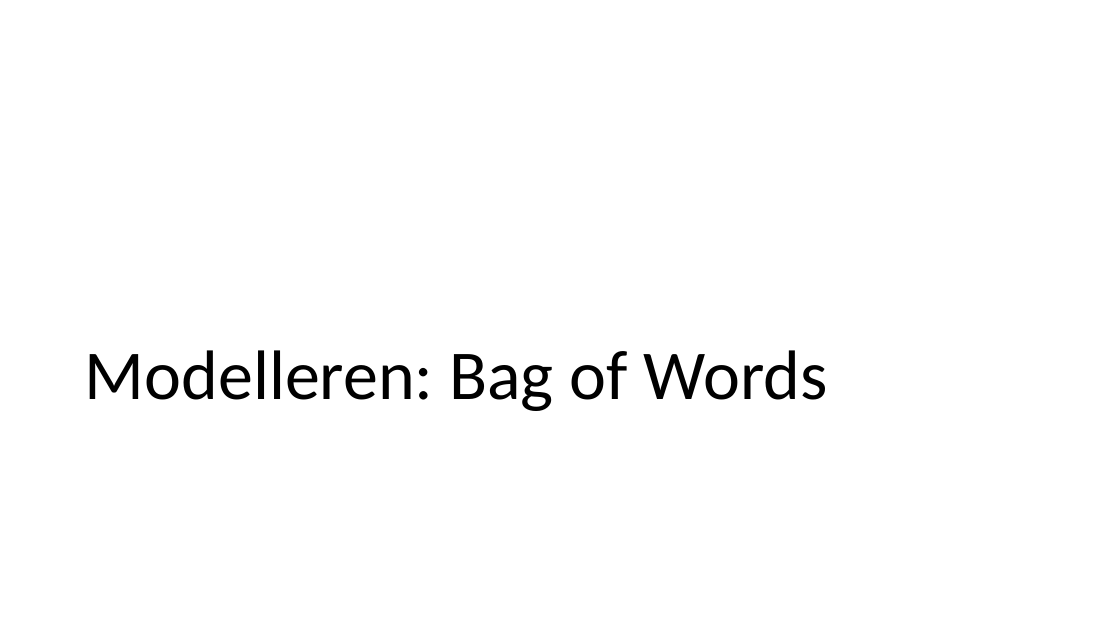
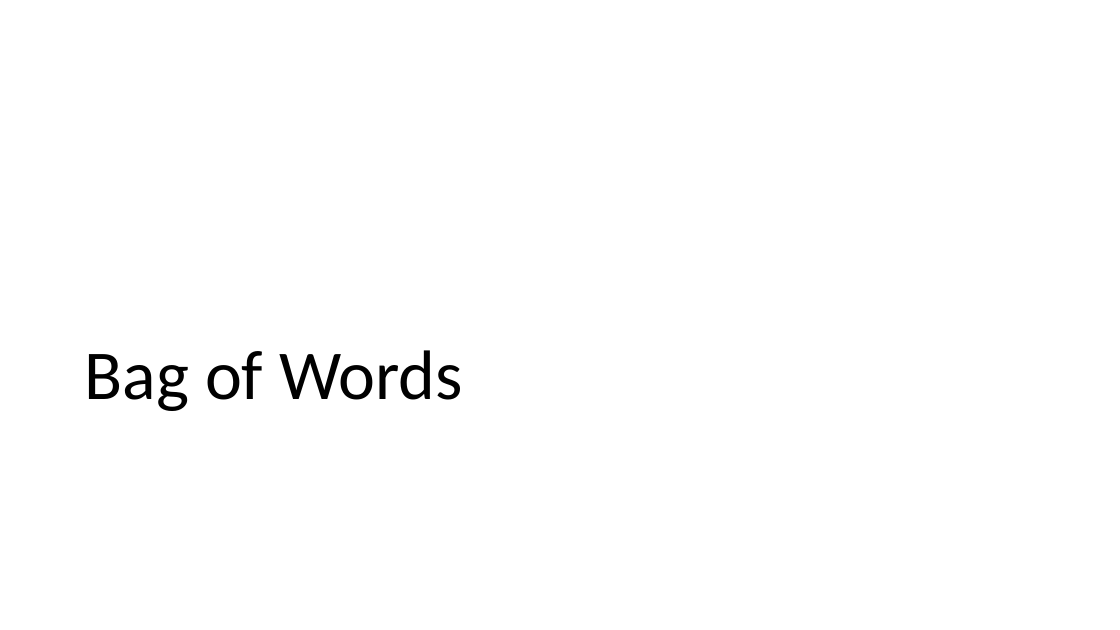
Before and after one commit to LFKoning/knowledge-sharing, a slide deck: slide 34 of python_trainees/5_nlp/python_traineeship_5.pptx. Drawn at 1120x630 pixels with LibreOffice and Linux fonts; fonts in the diff are those of the drawing. Boxes give left, top, right and bottom in pixels: in the first picture for what was removed or moved away, otherwise in the second. Text is boxed around its words. In the diff, an @@ line names an element or a change of style, - is before the commit and + after.

```diff
--- a/python_trainees/5_nlp/python_traineeship_5.pptx
+++ b/python_trainees/5_nlp/python_traineeship_5.pptx
@@ title at (x1=85, y1=350, x2=463, y2=411): text changed @@
-Modelleren: Bag of Words
+Bag of Words
```
Also in this commit, not shown: 16 other slides changed, 9 other files.
